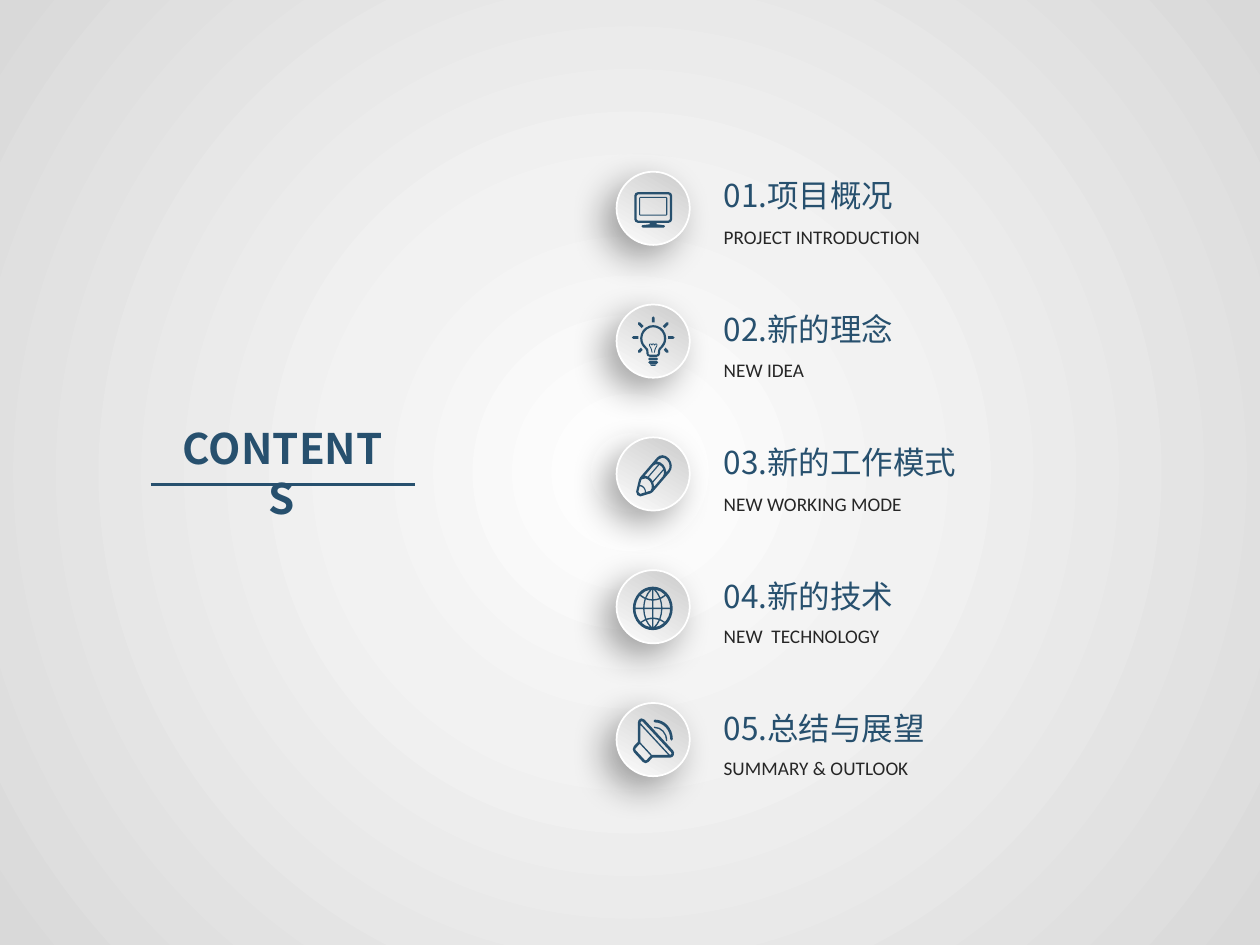
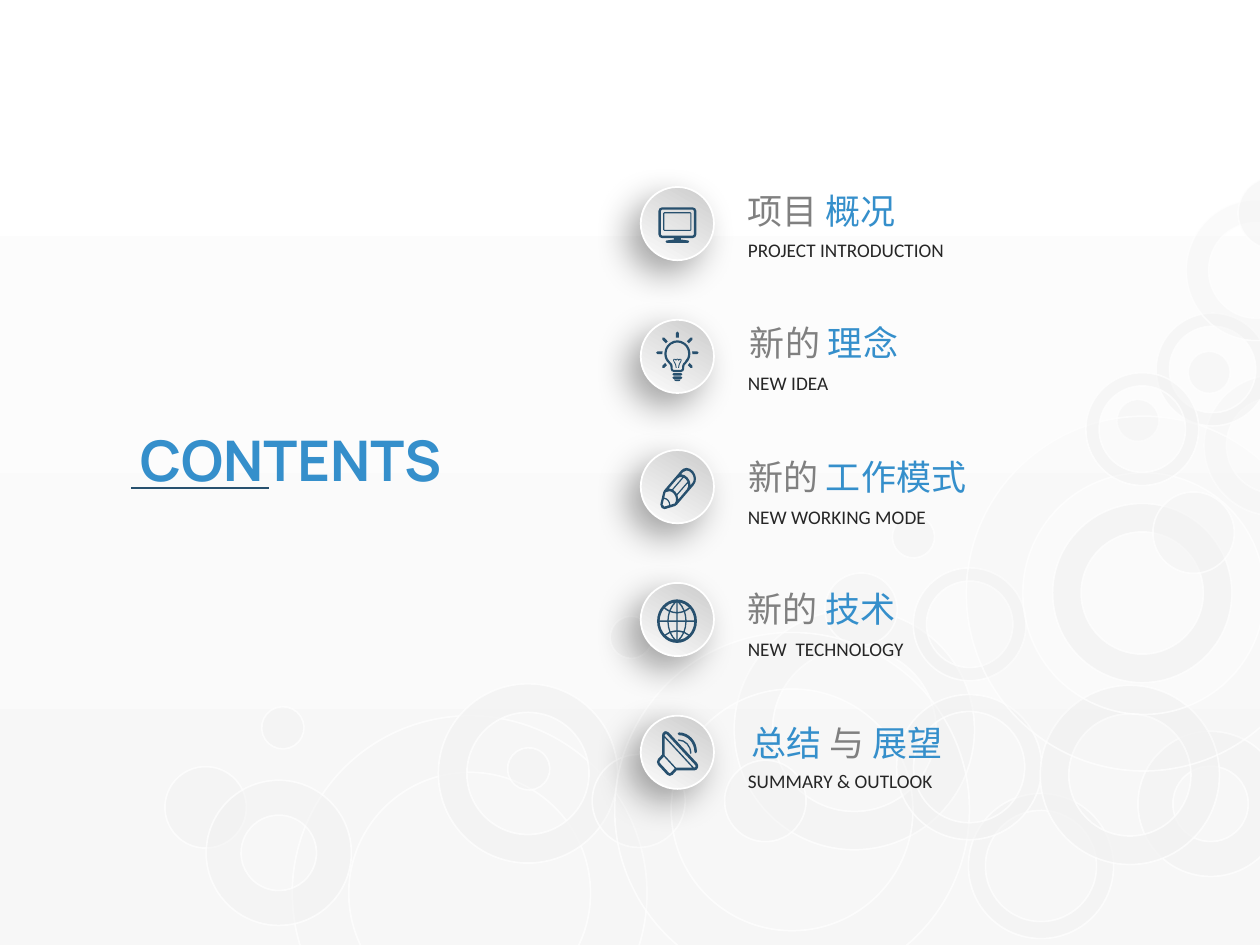
Before and after one commit to watermoonlx/presentation, a slide deck: slide 2 of [PO]PR Approval Control Panel.pptx. Drawn at 1260x945 pixels with LibreOffice and Linux fonts; fonts in the diff are those of the drawing. Boxes give left, top, right and bottom in pixels: in the first picture for what was removed or moved away, otherwise in the second. Text is boxed around its words. In the diff, an @@ line names an element or a change of style, - is before the commit and + after.

```diff
--- a/[PO]PR Approval Control Panel.pptx
+++ b/[PO]PR Approval Control Panel.pptx
@@ background gradient #FFFFFF to #F2F2F2 to #D9D9D9 to gradient #FFFFFF to #F7F7F7 @@
@@ 7 freeform shapes, 4 texts, 4 ellipses: place and size @@
-7 freeform shapes, 4 texts, 4 ellipses at <box>616,171,908,776</box>
+7 freeform shapes, 4 texts, 4 ellipses at <box>641,186,933,789</box>
@@ text at <box>748,194,896,227</box>: text changed; size 18 to 20 pt; font Noto Sans CJK SC to Manrope; text colour #27506E to #808080 @@
-01.项目概况
+项目 概况
@@ text at <box>750,326,898,359</box>: text changed; size 18 to 20 pt; text colour #27506E to #808080 @@
-02.新的理念
+新的 理念
@@ text "CONTENTS": place and size @@
-text "CONTENTS" at <box>164,416,402,479</box>
+text "CONTENTS" at <box>140,440,441,489</box>
@@ text "CONTENTS" at <box>140,440,441,489</box>: size 24 to 32 pt, font Noto Sans CJK SC to Manrope, text colour #27506E to #358FCB; alignment centre to left @@
@@ text at <box>748,460,966,493</box>: text changed; size 18 to 20 pt; font Noto Sans CJK SC to Manrope; text colour #27506E to #358FCB @@
-03.新的工作模式
+新的 工作模式
@@ line moved from (150, 484) - (415, 484) to (131, 488) - (268, 488) @@
@@ 1 text, 1 freeform shape, 1 ellipse: place and size @@
-1 text, 1 freeform shape, 1 ellipse at <box>616,231,920,644</box>
+1 text, 1 freeform shape, 1 ellipse at <box>641,244,944,656</box>
@@ text at <box>747,592,895,625</box>: text changed; size 18 to 20 pt; font Noto Sans CJK SC to Manrope; text colour #27506E to #808080 @@
-04.新的技术
+新的 技术
@@ group added at <box>154,174,1260,945</box>: 16 donuts, 11 ellipses @@
@@ text at <box>751,726,942,759</box>: text changed; size 18 to 20 pt; font Noto Sans CJK SC to Manrope; text colour #27506E to #358FCB @@
-05.总结与展望
+总结 与 展望
```
Also in this commit, not shown: 40 other slides changed, 1 slide added, 3 other files.
